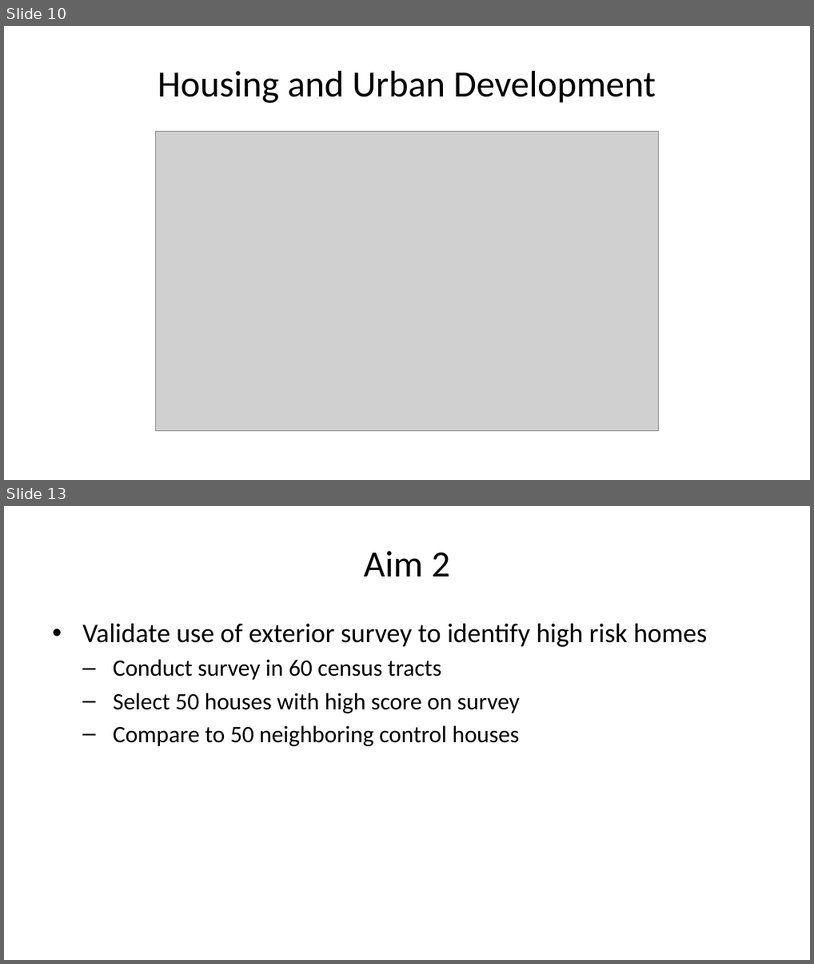
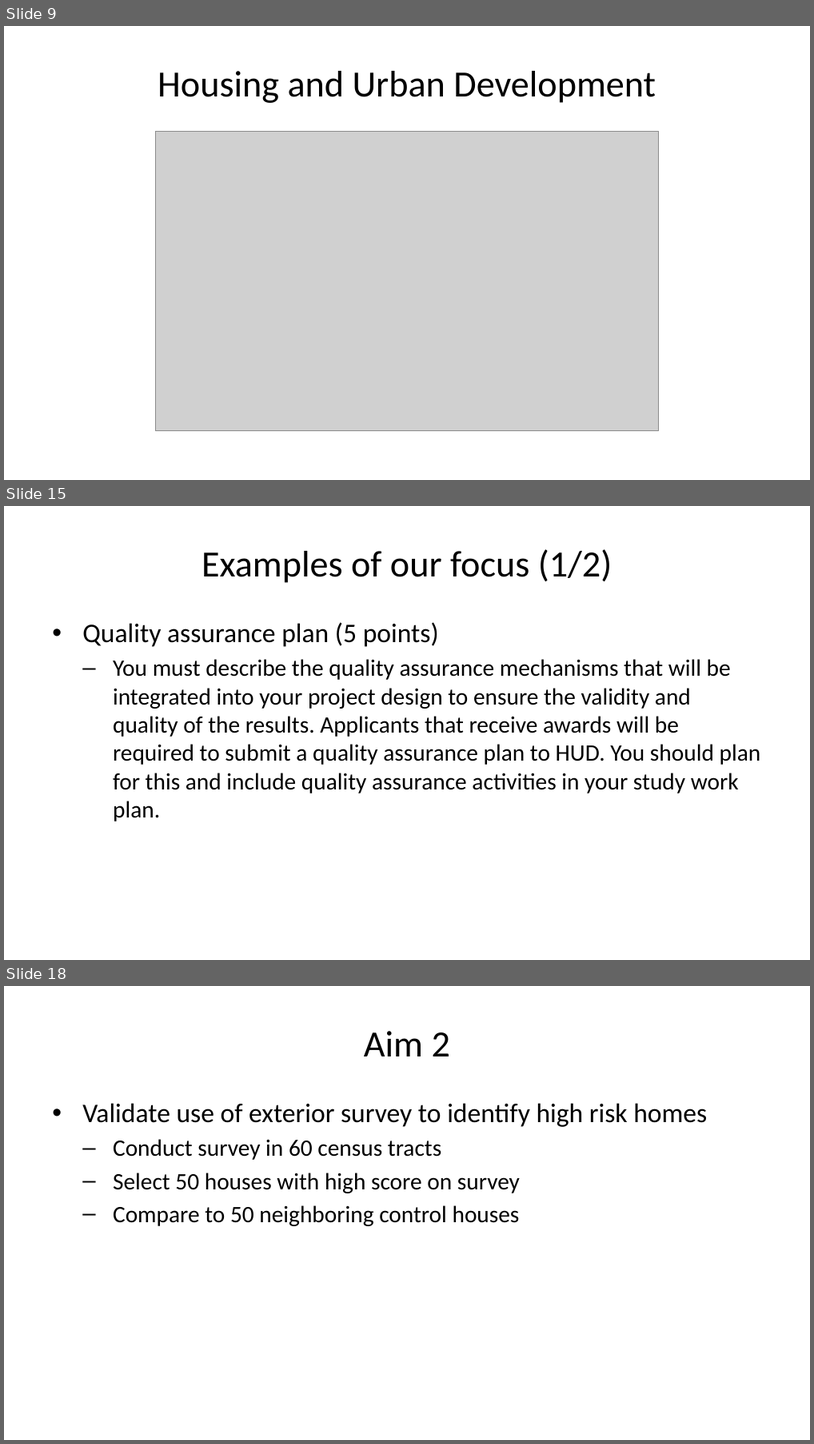
Before and after one commit to pmean/papers-and-presentations, a slide deck: kc-lead-impact/results/dbhi-presentation.pptx. Shown one above the other, each under a label of ours: slides 10 and 13 before the commit, slides 9, 15 and 18 after it; the slides between them are not shown. The pictures are 814x964 and 814x1444 pixels, drawn with LibreOffice and Linux fonts; fonts in the diff are those of the drawing; grey boxes stand for pictures. Boxes give left, top, right and bottom in pixels: in the first picture for what was removed or moved away, otherwise in the second. Text is boxed around its words. In the diff, an @@ line names an element or a change of style, - is before the commit and + after.

Commit message:
Simplified slide titles for dbhi-presentation.md

```diff
--- a/kc-lead-impact/results/dbhi-presentation.pptx
+++ b/kc-lead-impact/results/dbhi-presentation.pptx
@@ slide 15 added at (4,506,810,960), background #FFFFFF @@
@@ title added at (202,549,613,583), 33 pt, text #000000 @@
+Examples of our focus (1/2)
@@ text added at (82,622,762,821), 21 pt, text #000000 @@
+• Quality assurance plan (5 points)
+  – You must describe the quality assurance mechanisms that will be integrated into your project design to ensure the validity and quality of the results. Applicants that receive awards will be required to submit a quality assurance plan to HUD. You should plan for this and include quality assurance activities in your study work plan.
@@ what was slide 10 is now slide 9 @@
@@ what was slide 13 is now slide 18 @@
```
Also in this commit, not shown: 1 slide changed, 7 other slides added, 3 slides removed, 3 other files.
